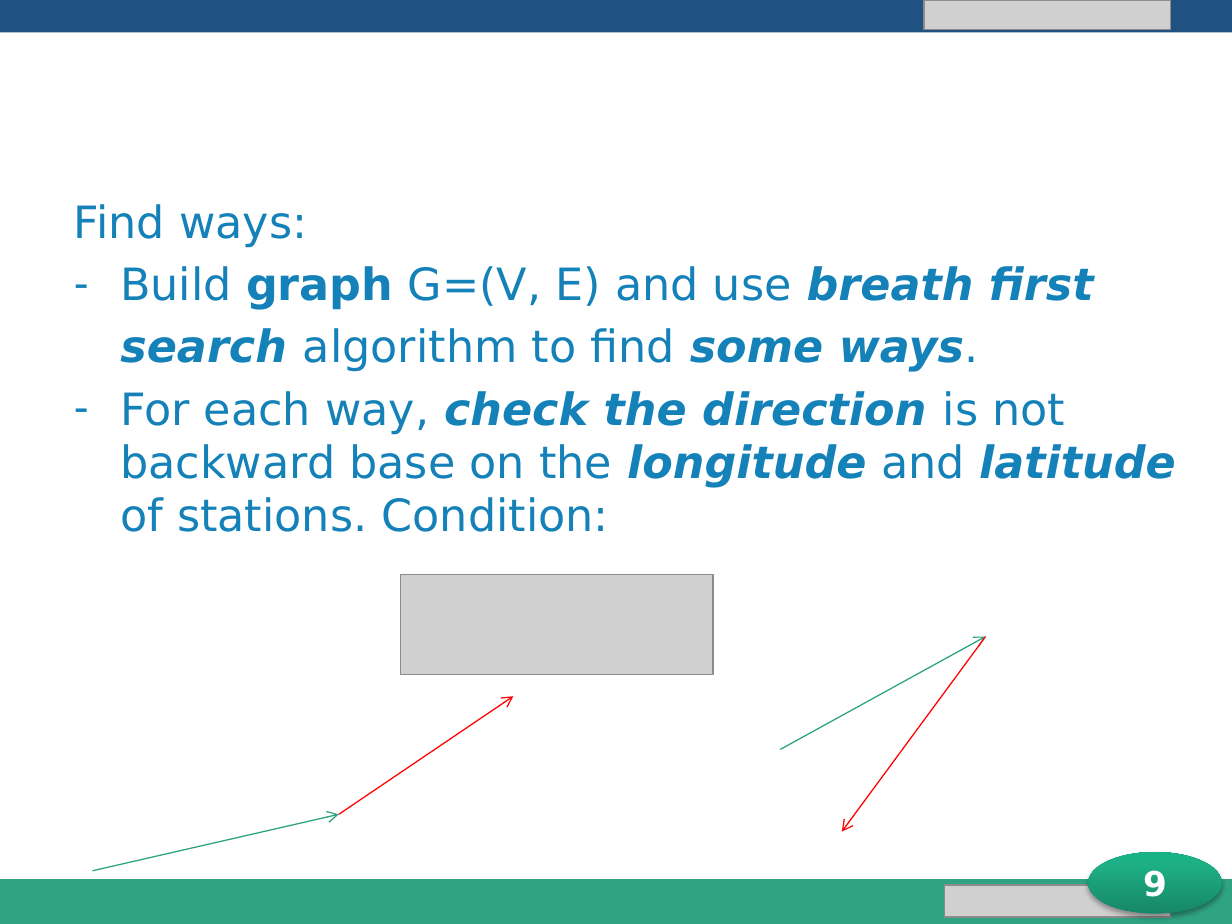
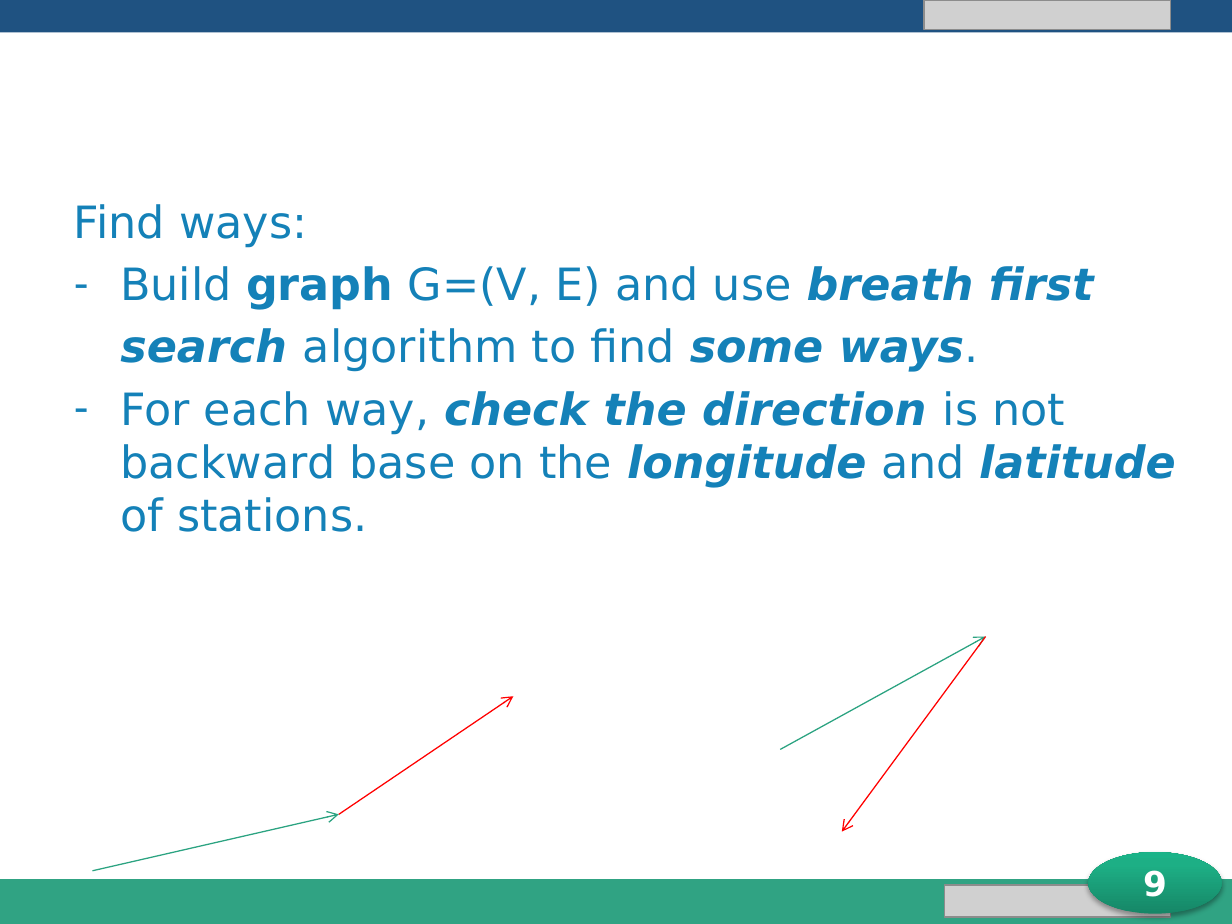
Before and after one commit to longdao2904/capstone-project-teamx, a slide deck: slide 11 of iDeliver presentation.pptx (slide 10 before the commit). Drawn at 1232x924 pixels with LibreOffice and Linux fonts; fonts in the diff are those of the drawing; grey boxes stand for pictures; background and template pictures are left out. Boxes give left, top, right and bottom in pixels: in the first picture for what was removed or moved away, otherwise in the second. Text is boxed around its words. In the diff, an @@ line names an element or a change of style, - is before the commit and + after.

```diff
--- a/iDeliver presentation.pptx
+++ b/iDeliver presentation.pptx
@@ text at bbox=[120, 391, 1176, 532]: text changed @@
-– For each way, check the direction is not backward base on the longitude and latitude of stations. Condition:
+– For each way, check the direction is not backward base on the longitude and latitude of stations.
@@ picture removed at bbox=[400, 575, 713, 675] @@
```
Also in this commit, not shown: 3 other slides changed, 2 slides removed, 1 other file.
